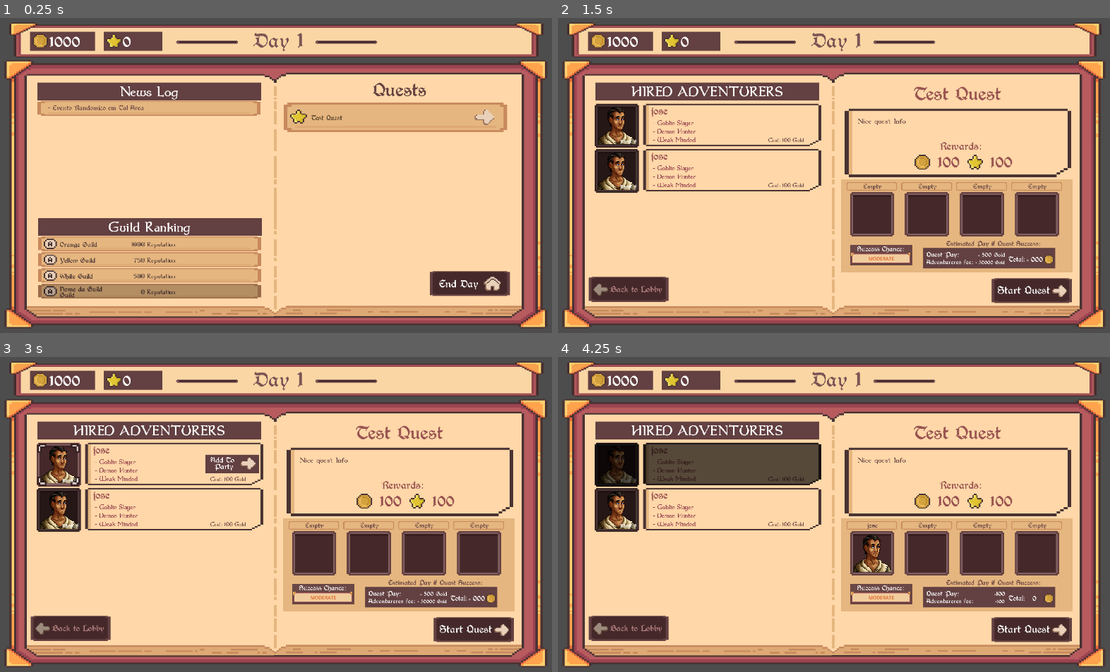
Above: before the commit, frames 1-4 (two rows, left to right).
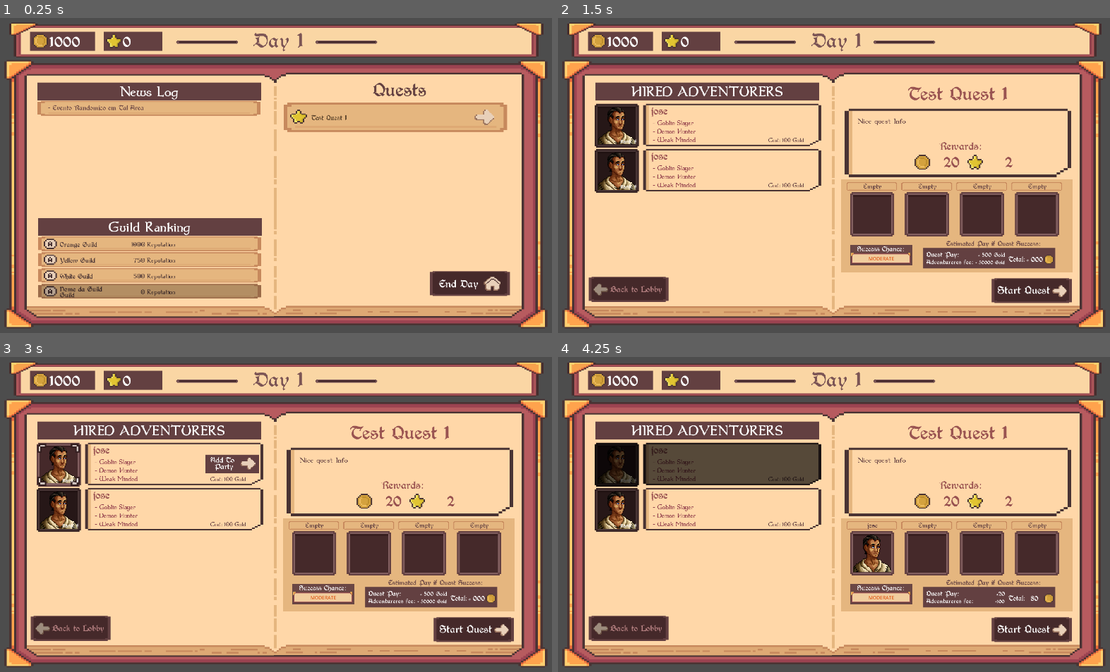
Above: after the commit, the same moments.

Repository: igoralves3/BrackeysGameJamIgorJoaoRodrigo
Game: Godot game, scene res://Scenes/Main.tscn
Same seed, same stepped clock (60 frames per second), same inputs: the game is played once before the commit and once after it.
Inputs (mouse positions are in pixels of both pictures, inside the frame that each line leads up to):
- Up to frame 1 (0.25 s): no input
- Up to frame 2 (1.5 s): click (1043, 118) at 0.5 s; click "Start Quest" at 1.25 s
- Up to frame 3 (3 s): click "Start Quest" at 2 s; click "Cost: 100 Gold" at 2.75 s
- Up to frame 4 (4.25 s): click "Add To Party" at 3.5 s

The runs differ from the first frame. In frame 1, less than 0.1% of the frame differs, in the area x 62-63%, y 30-33%; in frame 2, 0.5%; in frame 3, 0.5%; in frame 4, 0.5%, in the area x 63-88%, y 21-78%.

Commit message:
subindo spawn de quests

Diff:
--- a/bragamejam2025.2_guildmaster/Scripts/Singletons/Globals.gd
+++ b/bragamejam2025.2_guildmaster/Scripts/Singletons/Globals.gd
@@ -24,6 +24,7 @@
 var totalrep = 0
 var day = 1
 
+var tierGuild = "Unlicenced"
 
 func startActiveQuest():
 	onGoingQuests.append(questAux)
--- a/bragamejam2025.2_guildmaster/Scripts/Singletons/Spawner.gd
+++ b/bragamejam2025.2_guildmaster/Scripts/Singletons/Spawner.gd
@@ -10,6 +10,8 @@
 	## modelo criação de quest
 	## tem que criar uma variavel nova pra cada uma, lembrar problema duplicate no godot
 	## set quest (REP<INT>, GOLD<INT>, NAME<STRING>, DIFFICULTY<INT> (rank calculado com base na dificuldade dentro da clase quest)
+
+	"""
 	var q1 = nq.new()
 	q1.setQuest(100,100,"Test Quest", 5)
 	q1.questinfo = "Nice quest Info"
@@ -19,6 +21,132 @@
 	q2.setQuest(200,200,"Test Quest2", 15)
 	q2.questinfo = "Nice quest Info2"
 	myquests.append(q2)
+	"""
+
+	var minumum_ranks_possible = 1
+
+
+
+	if Globals.tierGuild == "Unlicensed":
+		minumum_ranks_possible = 2
+	if Globals.tierGuild == "Iron":
+		minumum_ranks_possible = 3
+	if Globals.tierGuild == "Bronze":
+		minumum_ranks_possible = 4
+	if Globals.tierGuild == "Silver":
+		minumum_ranks_possible = 5
+	if Globals.tierGuild == "Gold":
+		minumum_ranks_possible = 6
+	if Globals.tierGuild == "Platinum":
+		minumum_ranks_possible = 7
+	if Globals.tierGuild == "Diamond":
+		minumum_ranks_possible = 7
+
+
+
+	var max_quests = 5
+
+	if minumum_ranks_possible >= 3 and minumum_ranks_possible <= 4:
+		max_quests=6
+	elif minumum_ranks_possible > 4:
+		max_quests=7
+
+	var n = randi_range(1,max_quests)
+	for i in range(0,n-1):
+		var rank = "F"
+		var r = 0
+		if Globals.tierGuild == "Unlicensed":
+			r = randi_range(0,100)
+			if r <= 40:
+				rank = "F"
+			else:
+				rank = "E"
+		if Globals.tierGuild == "Iron":
+			r = randi_range(0,100)
+			if r <= 10:
+				rank = "F"
+			elif r > 10 and r <= 50:
+				rank = "E"
+			else:
+				rank = "D"
+		if Globals.tierGuild == "Bronze":
+			r = randi_range(0,100)
+			if r <= 10:
+				rank = "E"
+			elif r > 10 and r <= 60:
+				rank = "D"
+			else:
+				rank = "C"
+		if Globals.tierGuild == "Silver":
+			r = randi_range(0,100)
+			if r <= 20:
+				rank = "D"
+			elif r > 20 and r <= 70:
+				rank = "C"
+			else:
+				rank = "B"
+		if Globals.tierGuild == "Gold":
+			r = randi_range(0,100)
+			if r <= 20:
+				rank = "C"
+			elif r > 20 and r <= 60:
+				rank = "B"
+			else:
+				rank = "A"
+		if Globals.tierGuild == "Platinum":
+			r = randi_range(0,100)
+			if r <= 30:
+				rank = "B"
+			elif r > 30 and r <= 95:
+				rank = "A"
+			else:
+				rank = "S"
+		if Globals.tierGuild == "Diamond":
+			r = randi_range(0,100)
+			if r <= 50:
+				rank = "A"
+			elif r > 30 and r <= 95:
+				rank = "S"
+		#quest = rep, gold, name, diff,
+		if rank == "F":
+			var q1 = nq.new()
+			q1.setQuest(2,20,"Test Quest 1", 0)
+			q1.questinfo = "Nice quest Info"
+			myquests.append(q1)
+		if rank == "E":
+			var q2 = nq.new()
+			q2.setQuest(5,60,"Test Quest 2", 5)
+			q2.questinfo = "Nice quest Info"
+			myquests.append(q2)
+		if rank == "D":
+			var q3 = nq.new()
+			q3.setQuest(15,300,"Test Quest 3", 20)
+			q3.questinfo = "Nice quest Info"
+			myquests.append(q3)
+		if rank == "C":
+			var q4 = nq.new()
+			q4.setQuest(40,1000,"Test Quest 4", 80)
+			q4.questinfo = "Nice quest Info"
+			myquests.append(q4)
+		if rank == "B":
+			var q5 = nq.new()
+			q5.setQuest(120,4000,"Test Quest 5", 240)
+			q5.questinfo = "Nice quest Info"
+			myquests.append(q5)
+		if rank == "A":
+			var q6 = nq.new()
+			q6.setQuest(300,12000,"Test Quest 6", 720)
+			q6.questinfo = "Nice quest Info"
+			myquests.append(q6)
+		if rank == "S":
+			var q7 = nq.new()
+			q7.setQuest(1500,50000,"Test Quest 7", 2880)
+			q7.questinfo = "Nice quest Info"
+			myquests.append(q7)
+
+
+
+
 
 	#########################################################################
 
